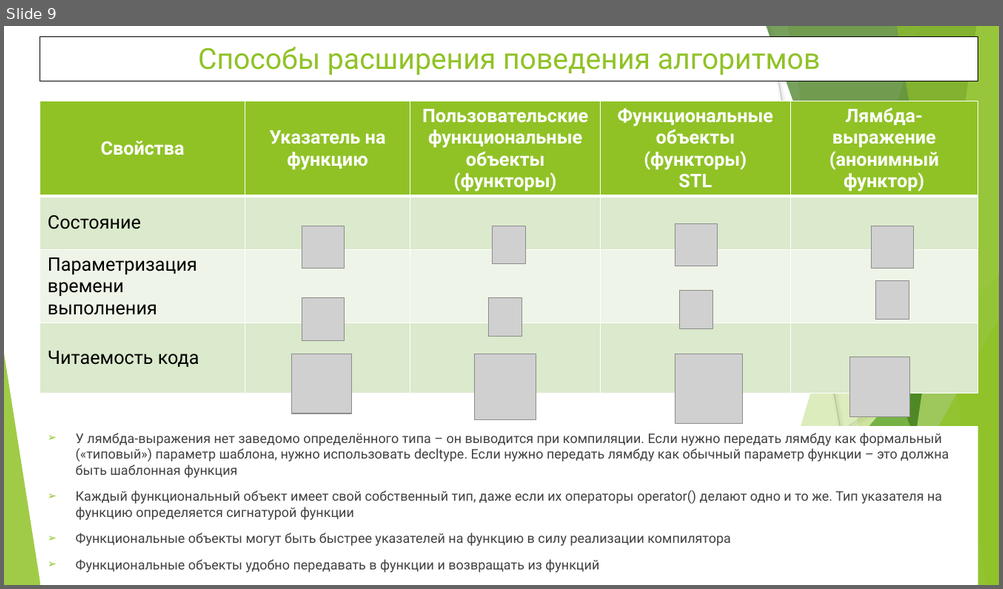
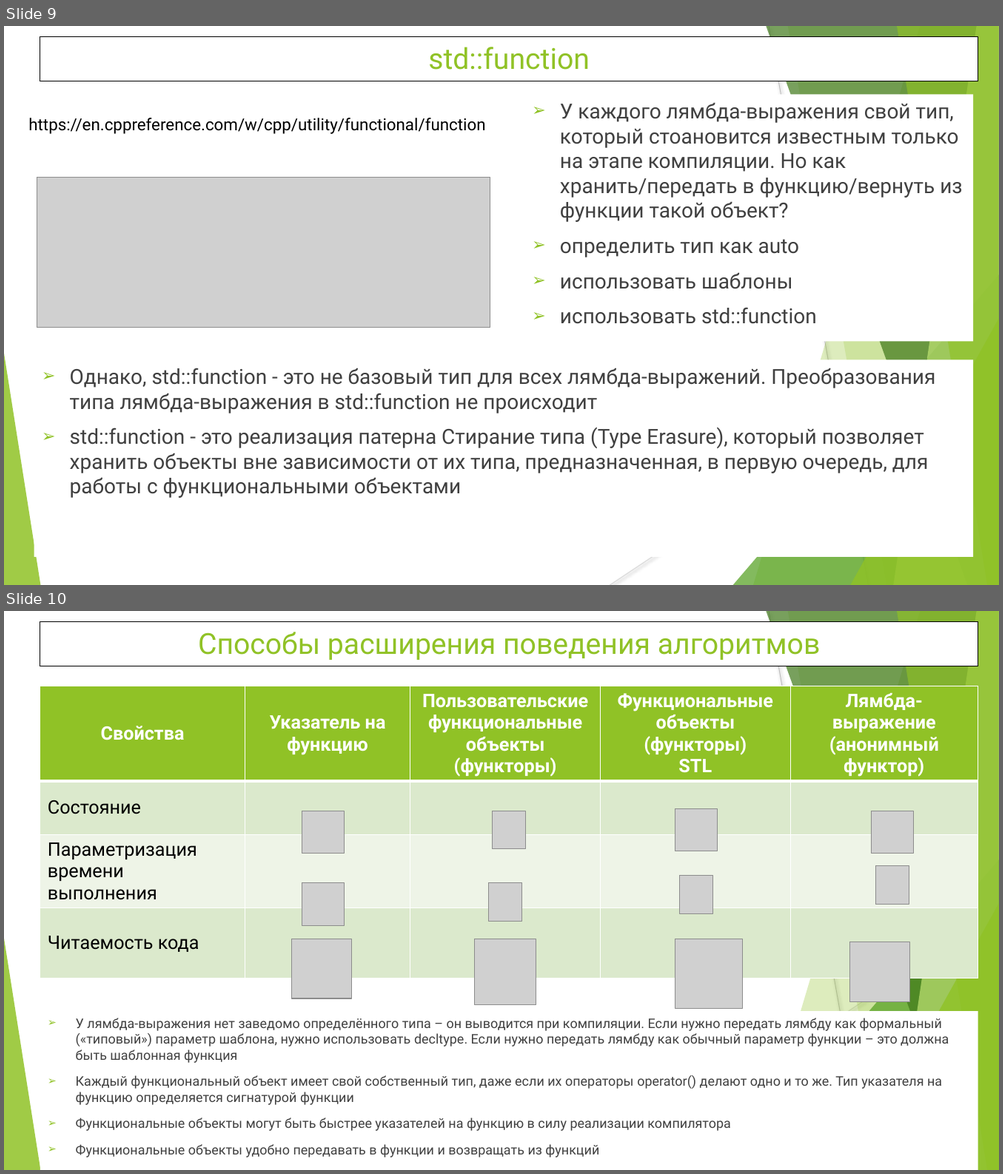
Before and after one commit to WhiteCatStudies/lectures, a slide deck: lecture6/lecture6.pptx. Shown one above the other, each under a label of ours: slide 9 before the commit, slides 9 and 10 after it. The pictures are 1003x589 and 1003x1174 pixels, drawn with LibreOffice and Linux fonts; fonts in the diff are those of the drawing; grey boxes stand for pictures. Boxes give left, top, right and bottom in pixels: in the first picture for what was removed or moved away, otherwise in the second. Text is boxed around its words. In the diff, an @@ line names an element or a change of style, - is before the commit and + after.

Commit message:
std::function material

```diff
--- a/lecture6/lecture6.pptx
+++ b/lecture6/lecture6.pptx
@@ slide 9 added at [4,26,999,585], background #FFFFFF; not listed: 10 template elements that a slide beside it also shows @@
@@ rectangle added at [40,36,978,82], fill #FFFFFF, outline #000000 0.75 pt, 28 pt, text #90C226 @@
+std::function
@@ text added at [524,95,973,341], fill #FFFFFF, 20 pt, text #404040 @@
+➢ У каждого лямбда-выражения свой тип, который стоановится известным только на этапе компиляции. Но как хранить/передать в функцию/вернуть из функции такой объект?
+➢ определить тип как auto
+➢ использовать шаблоны
+➢ использовать std::function
@@ text added at [28,118,485,385], 16 pt, text #000000 @@
+https://en.cppreference.com/w/cpp/utility/functional/function
@@ picture added at [37,178,489,327] @@
@@ text added at [70,368,935,498], 20 pt, text #404040 @@
+➢ Однако, std::function - это не базовый тип для всех лямбда-выражений. Преобразования типа лямбда-выражения в std::function не происходит
+➢ std::function - это реализация патерна Стирание типа (Type Erasure), который позволяет хранить объекты вне зависимости от их типа, предназначенная, в первую очередь, для работы с функциональными объектами
@@ what was slide 9 is now slide 10 @@
```
Also in this commit, not shown: 3 other files.
